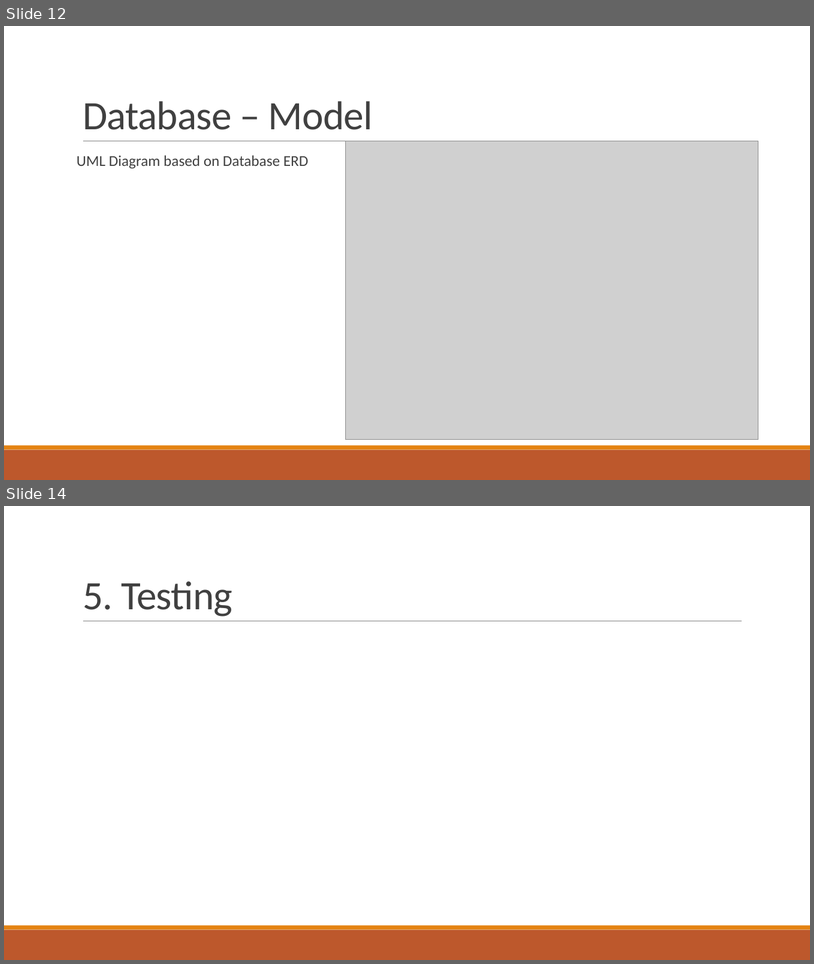
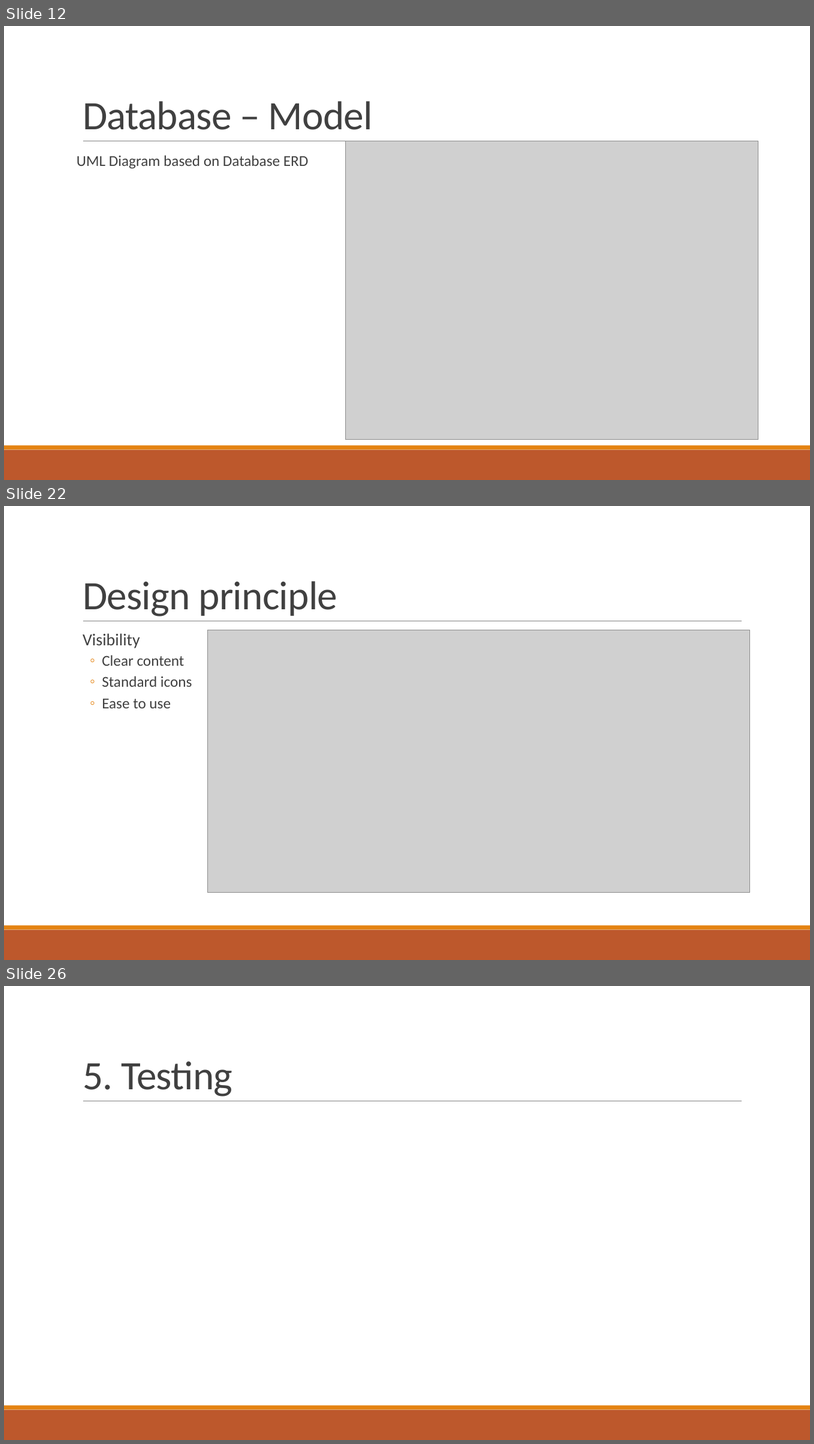
Before and after one commit to kaka-develop/ec-management, a slide deck: documents/Presentation.pptx. Shown one above the other, each under a label of ours: slides 12 and 14 before the commit, slides 12, 22 and 26 after it; the slides between them are not shown. The pictures are 814x964 and 814x1444 pixels, drawn with LibreOffice and Linux fonts; fonts in the diff are those of the drawing; grey boxes stand for pictures. Boxes give left, top, right and bottom in pixels: in the first picture for what was removed or moved away, otherwise in the second. Text is boxed around its words. In the diff, an @@ line names an element or a change of style, - is before the commit and + after.

```diff
--- a/documents/Presentation.pptx
+++ b/documents/Presentation.pptx
@@ slide 22 added at [4,506,810,960], background #FFFFFF; not listed: 3 template elements that a slide beside it also shows @@
@@ title added at [83,581,338,616], 48 pt, text #404040 @@
+Design principle
@@ picture added at [207,630,750,892] @@
@@ text added at [83,633,192,708], 18 pt, text #404040 @@
+  Visibility
+  ◦ Clear content
+  ◦ Standard icons
+  ◦ Ease to use
@@ what was slide 14 is now slide 26 @@
```
Also in this commit, not shown: 1 slide changed, 11 other slides added, 1 other file.
